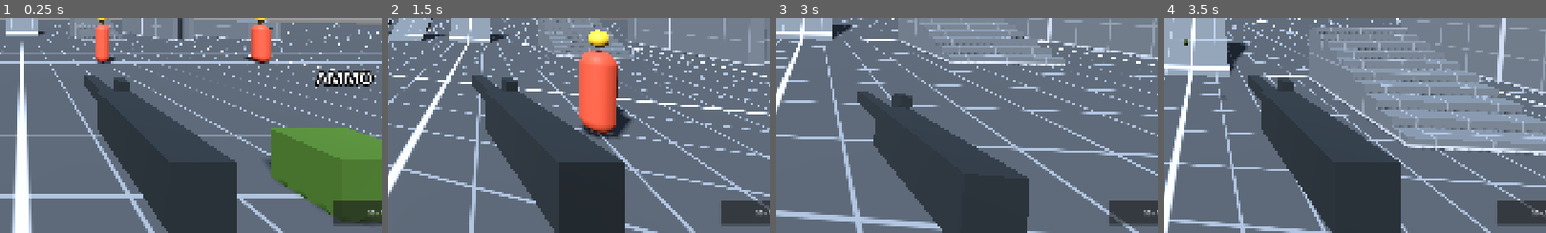
Above: before the commit, frames 1-4 (left to right).
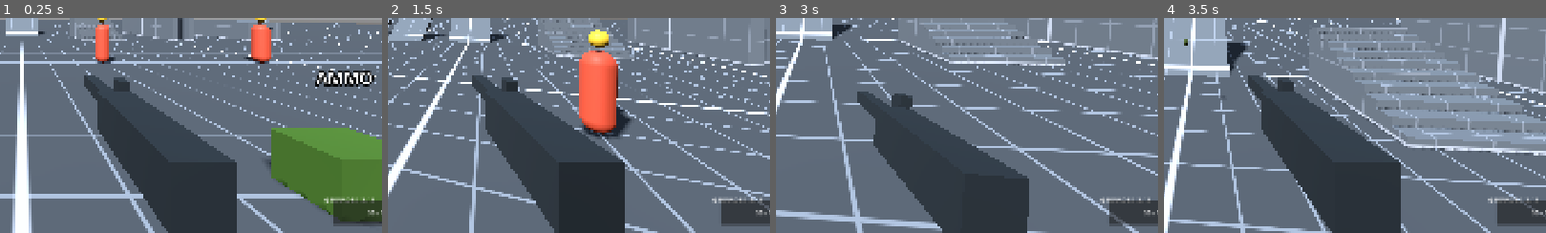
Above: after the commit, the same moments.

Repository: FIOWB21/BattleBitAntigravity
Game: Godot game, scene res://src/maps/testbed/testbed.tscn
The game is run twice, just before and just after one commit, with the same random seed, the same clock (stepped at 60 frames per second) and the same inputs.
Inputs (mouse positions are % of the whole screen's width and height, from its top left):
- Up to frame 1 (0.25 s): no input
- Up to frame 2 (1.5 s): tap Enter at 0.5 s; move the mouse to (55, 50) at 0.52 s; hold W (move_forward) from 0.53 s (still down); right-click (55, 50) at 0.6 s; tap Space (jump) at 0.77, 1.07 s; tap F (interact) at 0.8, 1.35 s; move the mouse to (45, 50) at 1.27 s
- Up to frame 3 (3 s): keep holding W (move_forward); tap Space (jump) at 1.52, 1.82 s; tap V (melee) at 1.55, 2.1 s; move the mouse to (52, 48) at 2.02 s; tap Shift (sprint) at 2.3, 2.85 s; move the mouse to (49, 52) at 2.77 s
- Up to frame 4 (3.5 s): keep holding W (move_forward); tap Space (jump) at 3.02, 3.32 s; tap G (throw_grenade) at 3.05 s
The pictures show only the part of the screen within x 47-97%, y 50-100%; the shares and areas given below are measured in that part.

The runs differ from the first frame. In frame 1, 0.2% of the frame differs, in the area x 84-98%, y 83-87%; in frame 2, 0.2%; in frame 3, 0.2%; in frame 4, 0.2%.

Commit message:
step(3.4b): add support crate and finite grenade stock

Diff:
--- /dev/null
+++ b/src/gadgets/ammo_crate.gd
@@ -0,0 +1,67 @@
+# Один активный ящик на серверную сущность владельца в текущем мире.
+class_name AmmoCrate
+extends Deployable
+
+signal supplied(player: Player, rounds: int, grenades: int)
+
+const ACTIVE_GROUP: StringName = &"active_ammo_crates"
+const TIME_EPSILON: float = 0.000001
+
+@export var config: AmmoCrateConfig
+
+var _elapsed: float = 0.0
+@onready var aura: GadgetAura = $Aura
+
+
+func _ready() -> void:
+	if config == null or not config.is_valid():
+		return
+	aura.set_radius(config.radius)
+	if not Game.is_server_or_offline(multiplayer):
+		return
+	# Поиск выполняется при деплое, а не в кадровом цикле; разные миры изолированы.
+	for node: Node in get_tree().get_nodes_in_group(ACTIVE_GROUP):
+		var previous: AmmoCrate = node as AmmoCrate
+		if previous != null and previous.get_parent() == get_parent() \
+				and owner_id > 0 and previous.owner_id == owner_id:
+			previous.visible = false
+			previous.despawn()
+	add_to_group(ACTIVE_GROUP)
+
+
+func _physics_process(delta: float) -> void:
+	step(delta)
+
+
+func step(delta: float) -> void:
+	if not is_inside_tree() or not Game.is_server_or_offline(multiplayer) or _despawned:
+		return
+	if config == null or not config.is_valid() or not is_finite(delta) or delta <= 0.0:
+		return
+	_elapsed += delta
+	var pulses: int = floori((_elapsed + TIME_EPSILON) / config.interval)
+	if pulses <= 0:
+		return
+	_elapsed = maxf(0.0, _elapsed - pulses * config.interval)
+	for health: HealthComponent in aura.targets:
+		if not is_instance_valid(health) or not aura.contains_target(health, global_position, config.radius):
+			continue
+		var player: Player = aura.targets[health] as Player
+		if player != null:
+			_supply(player, pulses)
+
+
+func _supply(player: Player, pulses: int) -> void:
+	var rounds: int = 0
+	for slot: int in range(1, Loadout.SLOT_COUNT + 1):
+		var weapon: Weapon = player.inventory.weapon_at(slot)
+		if weapon != null:
+			rounds += weapon.add_reserve_ammo(mini(weapon.reserve_capacity(),
+				floori(weapon.reserve_capacity() * config.ammo_fraction) * pulses))
+	var stock: GrenadeStockConfig = player.equipment.projectiles.stock
+	var grenades: int = 0
+	if stock != null and stock.is_valid():
+		grenades = player.equipment.projectiles.add_grenades(
+			mini(stock.capacity, config.grenades_per_pulse * pulses))
+	if rounds > 0 or grenades > 0:
+		supplied.emit(player, rounds, grenades)
--- /dev/null
+++ b/src/gadgets/ammo_crate_config.gd
@@ -0,0 +1,14 @@
+class_name AmmoCrateConfig
+extends Resource
+
+@export var radius: float = 4.0
+@export var interval: float = 1.0
+@export var ammo_fraction: float = 0.2
+@export var grenades_per_pulse: int = 1
+
+
+func is_valid() -> bool:
+	return is_finite(radius) and radius > 0.0 \
+		and is_finite(interval) and interval > 0.0 \
+		and is_finite(ammo_fraction) and ammo_fraction > 0.0 and ammo_fraction <= 1.0 \
+		and grenades_per_pulse >= 0
--- /dev/null
+++ b/src/gadgets/data/ammo_box.tres
@@ -0,0 +1,15 @@
+[gd_resource type="Resource" script_class="GadgetData" load_steps=4 format=3]
+
+[ext_resource type="Script" path="res://src/gadgets/gadget_data.gd" id="1"]
+[ext_resource type="PackedScene" path="res://src/gadgets/scenes/ammo_crate.tscn" id="2"]
+[ext_resource type="Resource" path="res://src/gadgets/data/ground_placement.tres" id="3"]
+
+[resource]
+script = ExtResource("1")
+id = &"ammo_box"
+display_name = "Ammo crate"
+max_charges = 1
+cooldown = 1.0
+reload_time = 10.0
+deployable_scene = ExtResource("2")
+placement = ExtResource("3")
--- /dev/null
+++ b/src/gadgets/data/ammo_crate_config.tres
@@ -0,0 +1,10 @@
+[gd_resource type="Resource" script_class="AmmoCrateConfig" load_steps=2 format=3]
+
+[ext_resource type="Script" path="res://src/gadgets/ammo_crate_config.gd" id="1"]
+
+[resource]
+script = ExtResource("1")
+radius = 4.0
+interval = 1.0
+ammo_fraction = 0.2
+grenades_per_pulse = 1
--- a/src/gadgets/deployable.gd
+++ b/src/gadgets/deployable.gd
@@ -6,6 +6,7 @@
 signal despawned
 
 var source_id: int = 0
+var owner_id: int = 0
 var spawn_tick: int = -1
 var _despawned: bool = false
 
@@ -25,6 +26,7 @@
 		return null
 	var object: Deployable = instance as Deployable
 	object.source_id = ctx.source_id
+	object.owner_id = ctx.owner_id if ctx.owner_id > 0 else ctx.source_id
 	object.spawn_tick = ctx.tick
 	object.transform = ctx.spawn_parent.global_transform.affine_inverse() * ctx.spawn_transform
 	ctx.spawn_parent.add_child(object, true)
--- a/src/gadgets/gadget_balance_report.gd
+++ b/src/gadgets/gadget_balance_report.gd
@@ -4,6 +4,10 @@
 
 
 static func generate() -> String:
+	return _medical_bag() + _ammo_crate()
+
+
+static func _medical_bag() -> String:
 	var config: MedicalBagConfig = load("res://src/gadgets/data/medical_bag_config.tres") as MedicalBagConfig
 	var gadget: GadgetData = load("res://src/gadgets/data/medkit.tres") as GadgetData
 	return "\n## Гаджеты — шаг 3.4a\n\n" \
@@ -16,3 +20,19 @@
 		+ "Раненые/мёртвые не поднимаются; максимум здоровья не превышается. " \
 		+ "Размещение на земле: слот 3, одиночное нажатие ЛКМ; R восстанавливает заряд по базовому контракту Gadget. " \
 		+ "Баланс предварительный. Сцена проверки: `src/gadgets/scenes/medic_lab.tscn`.\n"
+
+
+static func _ammo_crate() -> String:
+	var config: AmmoCrateConfig = load("res://src/gadgets/data/ammo_crate_config.tres") as AmmoCrateConfig
+	var gadget: GadgetData = load("res://src/gadgets/data/ammo_box.tres") as GadgetData
+	var stock: GrenadeStockConfig = load("res://src/player/default_grenade_stock.tres") as GrenadeStockConfig
+	return "\n## Ящик Support — шаг 3.4b\n\n" \
+		+ "`%s`: сфера %.1f м, каждые %.1f с — %.0f%% полного запаса каждого оружия " % [
+			gadget.id, config.radius, config.interval, config.ammo_fraction * 100.0] \
+		+ "(округление вниз) и %d граната. Магазины не меняются, вместимость не превышается. " % config.grenades_per_pulse \
+		+ "Запас гранат: %d при старте / %d максимум; расход только при успешном броске. " % [stock.initial_count, stock.capacity] \
+		+ "Лимит — один активный ящик на сущность владельца; новый немедленно отключает старый. " \
+		+ "Срок жизни и общий объём снабжения не ограничены. " \
+		+ "Зарядов %d, кулдаун %.1f с, перезарядка %.1f с. " % [gadget.max_charges, gadget.cooldown, gadget.reload_time] \
+		+ "Снабжаются все живые игроки в сфере без LOS; раненые/мёртвые исключены. " \
+		+ "Баланс предварительный. Сцена проверки: `src/gadgets/scenes/support_lab.tscn`.\n"
--- a/src/gadgets/gadget_context.gd
+++ b/src/gadgets/gadget_context.gd
@@ -4,5 +4,6 @@
 
 var tick: int = 0
 var source_id: int = 0
+var owner_id: int = 0  # Серверный идентификатор сущности; не назначается клиентом.
 var spawn_parent: Node3D
 var spawn_transform: Transform3D = Transform3D.IDENTITY
--- /dev/null
+++ b/src/gadgets/scenes/ammo_crate.tscn
@@ -0,0 +1,46 @@
+[gd_scene load_steps=8 format=3]
+
+[ext_resource type="Script" path="res://src/gadgets/ammo_crate.gd" id="1"]
+[ext_resource type="Script" path="res://src/gadgets/gadget_aura.gd" id="2"]
+[ext_resource type="Resource" path="res://src/gadgets/data/ammo_crate_config.tres" id="3"]
+
+[sub_resource type="StandardMaterial3D" id="CrateMaterial"]
+albedo_color = Color(0.24, 0.28, 0.12, 1)
+
+[sub_resource type="BoxMesh" id="CrateMesh"]
+material = SubResource("CrateMaterial")
+size = Vector3(0.6, 0.3, 0.4)
+
+[sub_resource type="BoxMesh" id="LidMesh"]
+material = SubResource("CrateMaterial")
+size = Vector3(0.63, 0.04, 0.43)
+
+[sub_resource type="SphereShape3D" id="AuraShape"]
+radius = 4.0
+
+[node name="AmmoCrate" type="Node3D"]
+script = ExtResource("1")
+config = ExtResource("3")
+
+[node name="Crate" type="MeshInstance3D" parent="."]
+position = Vector3(0, 0.15, 0)
+mesh = SubResource("CrateMesh")
+
+[node name="Lid" type="MeshInstance3D" parent="."]
+position = Vector3(0, 0.32, 0)
+mesh = SubResource("LidMesh")
+
+[node name="Label" type="Label3D" parent="."]
+position = Vector3(0, 0.5, 0)
+text = "SUPPLY"
+font_size = 32
+billboard = 1
+
+[node name="Aura" type="Area3D" parent="."]
+collision_layer = 0
+collision_mask = 4
+monitorable = false
+script = ExtResource("2")
+
+[node name="CollisionShape3D" type="CollisionShape3D" parent="Aura"]
+shape = SubResource("AuraShape")
--- /dev/null
+++ b/src/gadgets/scenes/support_lab.tscn
@@ -0,0 +1,13 @@
+[gd_scene load_steps=5 format=3]
+
+[ext_resource type="Script" path="res://src/gadgets/gadget_lab.gd" id="1"]
+[ext_resource type="Resource" path="res://src/classes/data/support.tres" id="2"]
+[ext_resource type="Resource" path="res://src/gadgets/data/ammo_box.tres" id="3"]
+[ext_resource type="Resource" path="res://src/weapons/data/lmg.tres" id="4"]
+
+[node name="SupportLab" type="Node3D"]
+script = ExtResource("1")
+class_profile = ExtResource("2")
+gadget_profile = ExtResource("3")
+primary_profile = ExtResource("4")
+instructions = "3: supply crate | LMB: deploy | R: reload | G: grenade (stock 3) | crates replace per owner"
--- /dev/null
+++ b/src/player/default_grenade_stock.tres
@@ -0,0 +1,8 @@
+[gd_resource type="Resource" script_class="GrenadeStockConfig" load_steps=2 format=3]
+
+[ext_resource type="Script" path="res://src/player/grenade_stock_config.gd" id="1"]
+
+[resource]
+script = ExtResource("1")
+capacity = 3
+initial_count = 3
--- /dev/null
+++ b/src/player/grenade_stock_config.gd
@@ -0,0 +1,9 @@
+class_name GrenadeStockConfig
+extends Resource
+
+@export var capacity: int = 3
+@export var initial_count: int = 3
+
+
+func is_valid() -> bool:
+	return capacity >= 0 and initial_count >= 0 and initial_count <= capacity
--- a/src/player/player_gadgets.gd
+++ b/src/player/player_gadgets.gd
@@ -15,6 +15,7 @@
 	_player = player
 	_ctx.spawn_parent = player.get_parent() as Node3D
 	_ctx.source_id = player.get_multiplayer_authority()
+	_ctx.owner_id = player.get_instance_id()
 	_exclude = player.get_hitscan_exclude_rids().duplicate()
 	if not _exclude.has(player.get_rid()):
 		_exclude.append(player.get_rid())
--- a/src/player/player_projectiles.gd
+++ b/src/player/player_projectiles.gd
@@ -2,8 +2,13 @@
 class_name PlayerProjectiles
 extends Node
 
+signal grenades_changed(count: int, capacity: int)
+
 @export var profile: ProjectileData = preload("res://src/weapons/projectiles/frag.tres")
+@export var stock: GrenadeStockConfig = preload("res://src/player/default_grenade_stock.tres")
 
+var grenades: int = 0
+var stock_view: GrenadeStockView
 var system: ProjectileSystem
 var effects: ProjectileEffects
 var _player: Player
@@ -14,6 +19,7 @@
 
 func setup(player: Player) -> void:
 	_player = player
+	grenades = stock.initial_count if stock != null and stock.is_valid() else 0
 	_exclude = player.get_hitscan_exclude_rids().duplicate()
 	if not _exclude.has(player.get_rid()):
 		_exclude.append(player.get_rid())
@@ -24,13 +30,17 @@
 		effects = ProjectileEffects.new()
 		add_child(effects)
 		effects.setup(system, player.camera if player.is_local_player else get_viewport().get_camera_3d())
+		if player.is_local_player:
+			stock_view = GrenadeStockView.new()
+			add_child(stock_view)
+			stock_view.setup(self)
 
 
 func simulate(inp: PlayerInput) -> void:
 	if not multiplayer.is_server() or inp.tick <= _last_tick:
 		return
 	_last_tick = inp.tick
-	if not inp.throw_grenade or inp.tick < _next_tick or profile == null:
+	if not inp.throw_grenade or inp.tick < _next_tick or profile == null or grenades <= 0:
 		return
 	if _player.health_component is HealthComponent and _player.health_component.is_dead:
 		return
@@ -40,4 +50,18 @@
 	var projectile: Projectile = system.launch(profile, _player.head.global_position,
 		velocity, _player.get_multiplayer_authority(), _exclude)
 	if projectile != null:
+		grenades -= 1
+		grenades_changed.emit(grenades, stock.capacity)
 		_next_tick = inp.tick + maxi(1, ceili(profile.throw_interval * Engine.physics_ticks_per_second))
+
+
+func add_grenades(amount: int) -> int:
+	if not is_inside_tree() or not Game.is_server_or_offline(multiplayer) or amount <= 0:
+		return 0
+	if stock == null or not stock.is_valid() or (_player.health_component as HealthComponent).is_dead:
+		return 0
+	var added: int = mini(amount, maxi(0, stock.capacity - grenades))
+	if added > 0:
+		grenades += added
+		grenades_changed.emit(grenades, stock.capacity)
+	return added
--- /dev/null
+++ b/src/ui/grenade_stock_view.gd
@@ -0,0 +1,20 @@
+# Косметический счётчик подписывается на события серверного запаса.
+class_name GrenadeStockView
+extends CanvasLayer
+
+var _label: Label
+
+
+func setup(component: PlayerProjectiles) -> void:
+	layer = 10
+	_label = Label.new()
+	_label.set_anchors_and_offsets_preset(Control.PRESET_BOTTOM_RIGHT)
+	_label.position = Vector2(-200.0, -95.0)
+	_label.size = Vector2(180.0, 30.0)
+	add_child(_label)
+	component.grenades_changed.connect(_on_changed)
+	_on_changed(component.grenades, component.stock.capacity if component.stock != null else 0)
+
+
+func _on_changed(count: int, capacity: int) -> void:
+	_label.text = "GRENADES  %d / %d" % [count, capacity]
--- a/tests/unit/gadgets/gadget_test_case.gd
+++ b/tests/unit/gadgets/gadget_test_case.gd
@@ -55,6 +55,9 @@
 	var inventory: Inventory = player.get_node("Inventory") as Inventory
 	inventory.loadout = inventory.loadout.duplicate() as Loadout
 	inventory.loadout.gadget_1 = profile
+	if class_id == "support":
+		inventory.loadout.primary = load("res://src/weapons/data/lmg.tres") as WeaponData
+		(player.get_node("Weapon") as Weapon).data = inventory.loadout.primary
 	world.add_child(player)
 	player.set_physics_process(false)
 	player.set_process(false)
--- /dev/null
+++ b/tests/unit/gadgets/test_ammo_crate.gd
@@ -0,0 +1,156 @@
+extends GadgetTestCase
+
+
+func _crate(world: Node3D, owner: int = 7) -> AmmoCrate:
+	var ctx: GadgetContext = GadgetContext.new()
+	ctx.owner_id = owner
+	ctx.source_id = 1
+	ctx.spawn_parent = world
+	ctx.spawn_transform = world.global_transform
+	var crate: AmmoCrate = Deployable.spawn(load("res://src/gadgets/scenes/ammo_crate.tscn"), ctx) as AmmoCrate
+	crate.set_physics_process(false)
+	return crate
+
+
+func _player(world: Node3D) -> Player:
+	return make_player(world, "support", load("res://src/gadgets/data/ammo_box.tres"))
+
+
+func _track(crate: AmmoCrate, player: Player) -> void:
+	for node: Node in player.hitboxes.get_children():
+		if node is HitboxZone:
+			crate.aura.track(node as HitboxZone)
+
+
+func test_supply_all_weapons_and_grenades_without_touching_magazines() -> void:
+	var world: Node3D = make_world()
+	var player: Player = _player(world)
+	var crate: AmmoCrate = _crate(world)
+	_track(crate, player)
+	var secondary: Weapon = player.inventory.weapon_at(Loadout.Slot.SECONDARY)
+	player.weapon.reserve_ammo = 0
+	secondary.reserve_ammo = 0
+	player.equipment.projectiles.grenades = 0
+	var magazine: int = player.weapon.ammo_in_mag
+	crate.step(0.99)
+	assert_eq(player.weapon.reserve_ammo, 0)
+	crate.step(0.01)
+	assert_eq(player.weapon.reserve_ammo, floori(player.weapon.reserve_capacity() * 0.2))
+	assert_eq(secondary.reserve_ammo, floori(secondary.reserve_capacity() * 0.2))
+	assert_eq(player.equipment.projectiles.grenades, 1)
+	assert_eq(player.weapon.ammo_in_mag, magazine)
+	crate.step(100.0)
+	assert_eq(player.weapon.reserve_ammo, player.weapon.reserve_capacity())
+	assert_eq(secondary.reserve_ammo, secondary.reserve_capacity())
+	assert_eq(player.equipment.projectiles.grenades, 3)
+	assert_eq(player.weapon.ammo_in_mag, magazine)
+
+
+func test_new_crate_retires_same_owner_only_and_cannot_supply_after_retirement() -> void:
+	var world: Node3D = make_world()
+	var first: AmmoCrate = _crate(world, 7)
+	var other: AmmoCrate = _crate(world, 8)
+	var second: AmmoCrate = _crate(world, 7)
+	assert_true(first.is_queued_for_deletion())
+	assert_false(first.visible)
+	assert_false(other.is_queued_for_deletion())
+	assert_false(second.is_queued_for_deletion())
+	var player: Player = _player(world)
+	player.weapon.reserve_ammo = 0
+	_track(first, player)
+	first.step(1.0)
+	assert_eq(player.weapon.reserve_ammo, 0)
+	_track(second, player)
+	second.step(1.0)
+	assert_gt(player.weapon.reserve_ammo, 0)
+
+
+func test_owner_registry_is_scoped_to_world_and_freeing_owner_is_safe() -> void:
+	var world: Node3D = make_world()
+	var first: AmmoCrate = _crate(world)
+	var other_world: Node3D = make_world()
+	var other: AmmoCrate = _crate(other_world)
+	assert_false(first.is_queued_for_deletion())
+	assert_false(other.is_queued_for_deletion())
+	var player: Player = _player(world)
+	_track(first, player)
+	player.free()
+	first.step(1.0)
+	assert_eq(first.aura.targets.size(), 0)
+
+
+func test_outside_radius_and_dead_or_downed_players_receive_nothing() -> void:
+	var world: Node3D = make_world()
+	var crate: AmmoCrate = _crate(world)
+	var player: Player = _player(world)
+	_track(crate, player)
+	player.weapon.reserve_ammo = 0
+	player.equipment.projectiles.grenades = 0
+	player.position.x = 4.01
+	crate.step(1.0)
+	assert_eq(player.weapon.reserve_ammo, 0)
+	player.position.x = 4.0
+	crate.step(1.0)
+	assert_gt(player.weapon.reserve_ammo, 0)
+	player.weapon.reserve_ammo = 0
+	player.equipment.projectiles.grenades = 0
+	(player.health_component as HealthComponent).apply_damage(1000.0)
+	crate.step(1.0)
+	assert_eq(player.weapon.reserve_ammo, 0)
+	assert_eq(player.equipment.projectiles.grenades, 0)
+
+
+func test_client_and_invalid_delta_cannot_supply() -> void:
+	var world: Node3D = make_world()
+	var crate: AmmoCrate = _crate(world)
+	var player: Player = _player(world)
+	_track(crate, player)
+	player.weapon.reserve_ammo = 0
+	for delta: float in [NAN, INF, -1.0, 0.0]:
+		crate.step(delta)
+	assert_eq(player.weapon.reserve_ammo, 0)
+	var peer: ENetMultiplayerPeer = client_api(world)
+	crate.step(10.0)
+	assert_eq(player.weapon.reserve_ammo, 0)
+	restore_api(world, peer)
+	crate.step(1.0)
+	assert_gt(player.weapon.reserve_ammo, 0)
+
+
+func test_repeated_replacements_have_bounded_nodes() -> void:
+	var world: Node3D = make_world()
+	_crate(world)
+	var count: int = world.get_tree().get_node_count()
+	for iteration: int in range(30):
+		_crate(world)
+		await get_tree().process_frame
+		assert_eq(world.get_tree().get_node_count(), count)
+
+
+func test_support_slot_creates_gadget_and_sets_entity_owner() -> void:
+	var world: Node3D = make_world()
+	make_box(world, Vector3(0, -0.5, 0), Vector3(20, 1, 20))
+	var player: Player = _player(world)
+	var gadget: Gadget = player.equipment.gadgets.gadget_at(3)
+	assert_not_null(gadget)
+	for frame: int in range(3):
+		await get_tree().physics_frame
+	player.inventory.active_slot = 3
+	var inp: PlayerInput = PlayerInput.new()
+	inp.tick = 1
+	inp.buttons = PlayerInput.BTN_FIRE
+	player.equipment.gadgets.simulate(inp)
+	var crate: AmmoCrate = world.get_child(world.get_child_count() - 1) as AmmoCrate
+	assert_not_null(crate)
+	assert_eq(crate.owner_id, player.get_instance_id())
+	assert_eq(gadget.charges, 0)
+
+
+func test_invalid_config() -> void:
+	var config: AmmoCrateConfig = AmmoCrateConfig.new()
+	assert_true(config.is_valid())
+	config.interval = 0.0
+	assert_false(config.is_valid())
+	config.interval = 1.0
+	config.ammo_fraction = INF
+	assert_false(config.is_valid())
--- /dev/null
+++ b/tests/unit/gadgets/test_grenade_stock.gd
@@ -0,0 +1,72 @@
+extends GadgetTestCase
+
+
+func _component(world: Node3D) -> PlayerProjectiles:
+	return make_player(world, "medic", load("res://src/gadgets/data/medkit.tres")).equipment.projectiles
+
+
+func test_three_successful_throws_exhaust_stock_and_supply_restores_capacity() -> void:
+	var component: PlayerProjectiles = _component(make_world())
+	assert_eq(component.grenades, 3)
+	var inp: PlayerInput = PlayerInput.new()
+	inp.throw_grenade = true
+	for index: int in range(4):
+		inp.tick = index * 60 + 1
+		component.simulate(inp)
+	assert_eq(component.grenades, 0)
+	assert_false(component.system.projectiles[3].active)
+	assert_eq(component.add_grenades(1), 1)
+	assert_eq(component.add_grenades(100), 2)
+	assert_eq(component.grenades, 3)
+	assert_eq(component.add_grenades(1), 0)
+	assert_eq(component.add_grenades(-1), 0)
+
+
+func test_failed_pool_launch_does_not_spend_grenade() -> void:
+	var component: PlayerProjectiles = _component(make_world())
+	for index: int in range(component.system.projectiles.size()):
+		assert_not_null(component.system.launch(component.profile, Vector3.ZERO, Vector3.ZERO))
+	var inp: PlayerInput = PlayerInput.new()
+	inp.tick = 1
+	inp.throw_grenade = true
+	component.simulate(inp)
+	assert_eq(component.grenades, 3)
+
+
+func test_client_cannot_throw_or_replenish_stock() -> void:
+	var world: Node3D = make_world()
+	var component: PlayerProjectiles = _component(world)
+	component.grenades = 1
+	var peer: ENetMultiplayerPeer = client_api(world)
+	assert_eq(component.add_grenades(2), 0)
+	var inp: PlayerInput = PlayerInput.new()
+	inp.tick = 1
+	inp.throw_grenade = true
+	component.simulate(inp)
+	assert_eq(component.grenades, 1)
+	assert_false(component.system.projectiles[0].active)
+	restore_api(world, peer)
+
+
+func test_view_tracks_events_and_remote_has_no_counter() -> void:
+	var component: PlayerProjectiles = _component(make_world())
+	assert_null(component.stock_view)
+	var view: GrenadeStockView = GrenadeStockView.new()
+	add_child_autofree(view)
+	view.setup(component)
+	component.grenades = 0
+	component.add_grenades(2)
+	assert_eq((view.get_child(0) as Label).text, "GRENADES  2 / 3")
+	var config: GrenadeStockConfig = GrenadeStockConfig.new()
+	config.initial_count = config.capacity + 1
+	assert_false(config.is_valid())
+
+
+func test_missing_stock_disables_supply_and_view_handles_zero_capacity() -> void:
+	var component: PlayerProjectiles = _component(make_world())
+	component.stock = null
+	assert_eq(component.add_grenades(1), 0)
+	var view: GrenadeStockView = GrenadeStockView.new()
+	add_child_autofree(view)
+	view.setup(component)
+	assert_eq((view.get_child(0) as Label).text, "GRENADES  3 / 0")
--- /dev/null
+++ b/tools/ammo_crate_acceptance.gd
@@ -0,0 +1,93 @@
+# Деплой Support, снабжение реального комплекта и замена через перезарядку Gadget.
+extends SceneTree
+
+var _lab: Node3D
+var _crate: Node3D
+var _ok: bool = true
+
+
+func _initialize() -> void:
+	_run.call_deferred()
+
+
+func _run() -> void:
+	_lab = load("res://src/gadgets/scenes/support_lab.tscn").instantiate() as Node3D
+	root.add_child(_lab)
+	_freeze(_lab)
+	var player: CharacterBody3D = _lab.player
+	player.release_mouse()
+	player.equipment.gadgets.gadget_at(3).deployable_created.connect(_on_deployed)
+	await physics_frame
+	await physics_frame
+	var inp: RefCounted = load("res://src/player/player_input.gd").new()
+	inp.weapon_slot = 3
+	for tick: int in range(1, 65):
+		inp.tick = tick
+		player.inventory.simulate(inp)
+		player.equipment.gadgets.simulate(inp)
+	inp.tick = 65
+	inp.buttons = 16
+	player.equipment.gadgets.simulate(inp)
+	if _crate == null:
+		printerr("AMMO CRATE ACCEPTANCE FAIL: deployment")
+		quit(1)
+		return
+	await _supply(player)
+	await _replace(player, inp)
+	print("AMMO CRATE ACCEPTANCE ", "OK" if _ok else "FAIL", " | one active crate per entity | magazines unchanged")
+	_lab.queue_free()
+	await process_frame
+	quit(0 if _ok else 1)
+
+
+func _supply(player: CharacterBody3D) -> void:
+	var primary: Node3D = player.inventory.weapon_at(1)
+	var secondary: Node3D = player.inventory.weapon_at(2)
+	var magazine: int = primary.ammo_in_mag
+	primary.reserve_ammo = 0
+	secondary.reserve_ammo = 0
+	player.equipment.projectiles.grenades = 0
+	for frame: int in range(4):
+		await physics_frame
+	_crate.step(1.0)
+	_ok = _ok and primary.reserve_ammo == floori(primary.reserve_capacity() * 0.2)
+	_ok = _ok and secondary.reserve_ammo > 0 and player.equipment.projectiles.grenades == 1
+	_ok = _ok and primary.ammo_in_mag == magazine
+	print("AMMO CRATE: primary=", primary.reserve_ammo, " secondary=", secondary.reserve_ammo,
+		" grenades=", player.equipment.projectiles.grenades, " owner=", _crate.owner_id)
+	if DisplayServer.get_name() != "headless":
+		player.input_reader.pitch = -0.65
+		player.update_camera_visuals(0.0)
+		await process_frame
+		await RenderingServer.frame_post_draw
+		root.get_texture().get_image().save_png("res://.godot/ammo_crate_acceptance.png")
+
+
+func _replace(player: CharacterBody3D, inp: RefCounted) -> void:
+	var previous: Node3D = _crate
+	var count: int = get_node_count()
+	inp.tick = 66
+	inp.buttons = 64
+	player.equipment.gadgets.simulate(inp)
+	inp.tick = 666
+	inp.buttons = 0
+	player.equipment.gadgets.simulate(inp)
+	inp.tick = 667
+	inp.buttons = 16
+	player.equipment.gadgets.simulate(inp)
+	_ok = _ok and _crate != previous and previous.is_queued_for_deletion()
+	_ok = _ok and _crate.owner_id == player.get_instance_id()
+	await process_frame
+	_ok = _ok and get_node_count() == count
+
+
+func _on_deployed(object: Node3D) -> void:
+	_crate = object
+	_crate.set_physics_process(false)
+
+
+func _freeze(node: Node) -> void:
+	node.set_process(false)
+	node.set_physics_process(false)
+	for child: Node in node.get_children():
+		_freeze(child)
Not shown, added: src/gadgets/ammo_crate.gd.uid
Not shown, added: src/gadgets/ammo_crate_config.gd.uid
Not shown, added: src/player/grenade_stock_config.gd.uid
Not shown, added: src/ui/grenade_stock_view.gd.uid
Not shown, added: tests/unit/gadgets/test_ammo_crate.gd.uid
Not shown, added: tests/unit/gadgets/test_grenade_stock.gd.uid
Not shown, added: tools/ammo_crate_acceptance.gd.uid
Not shown, changed: ARCHITECTURE.md
Not shown, changed: ASSETS.md
Not shown, changed: CHANGELOG.md
Not shown, changed: PROGRESS.md
Not shown, changed: docs/BALANCE.md
